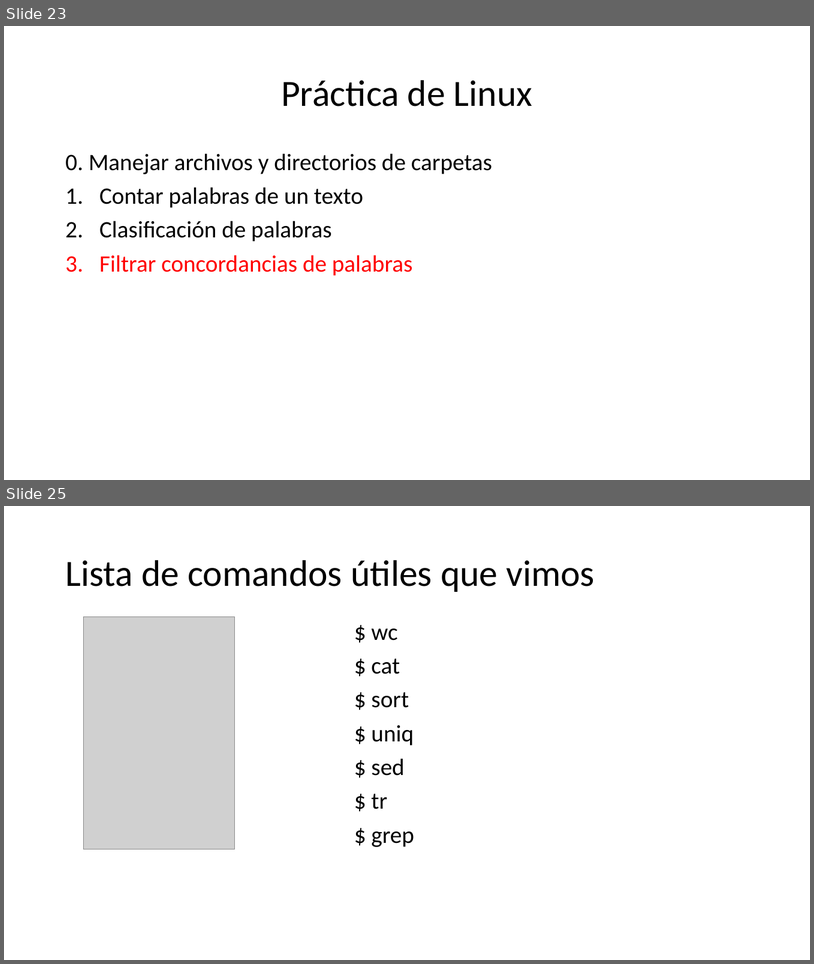
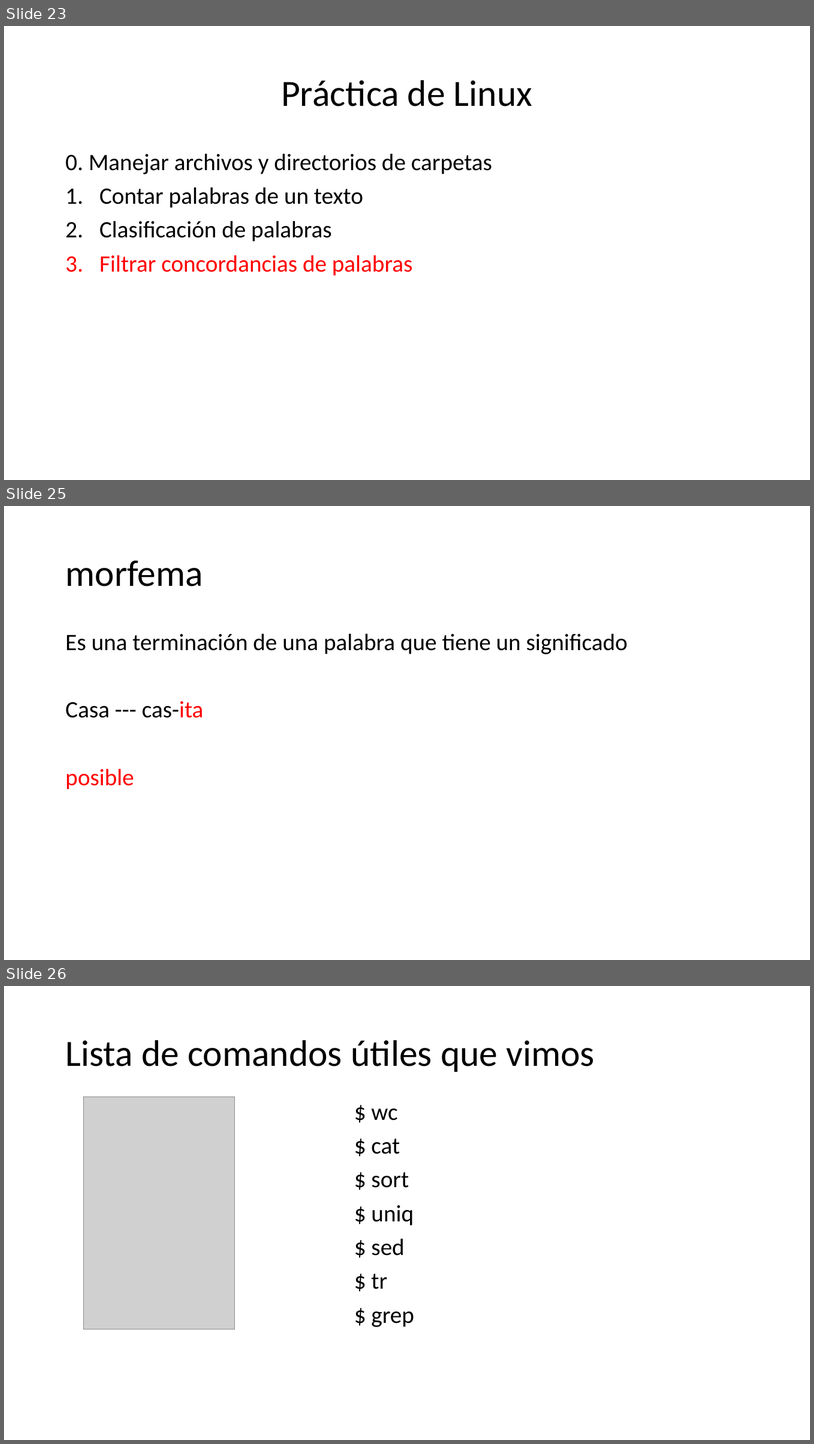
Before and after one commit to falconrr/NLP4SPanish2022, a slide deck: Week1/Classes/PrácticaCommandLineSimple.pptx. Shown one above the other, each under a label of ours: slides 23 and 25 before the commit, slides 23, 25 and 26 after it; the slides between them are not shown. The pictures are 814x964 and 814x1444 pixels, drawn with LibreOffice and Linux fonts; fonts in the diff are those of the drawing; grey boxes stand for pictures. Boxes give left, top, right and bottom in pixels: in the first picture for what was removed or moved away, otherwise in the second. Text is boxed around its words. In the diff, an @@ line names an element or a change of style, - is before the commit and + after.

```diff
--- a/Week1/Classes/PrácticaCommandLineSimple.pptx
+++ b/Week1/Classes/PrácticaCommandLineSimple.pptx
@@ slide 25 added at (4,506,810,960), background #FFFFFF @@
@@ title added at (65,560,203,586), 44 pt, text #000000 @@
+morfema
@@ text added at (65,633,628,789), 28 pt, text #000000 @@
+Es una terminación de una palabra que tiene un significado
+Casa --- cas-ita
+posible
@@ what was slide 25 is now slide 26 @@
```
Also in this commit, not shown: 4 slides changed, 3 other files.
